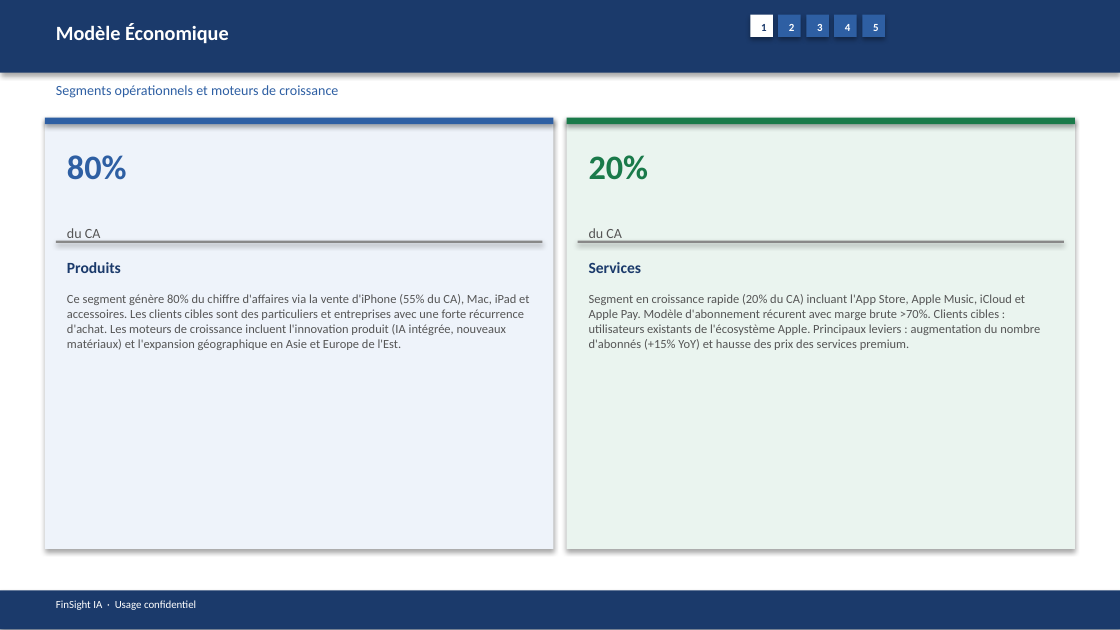
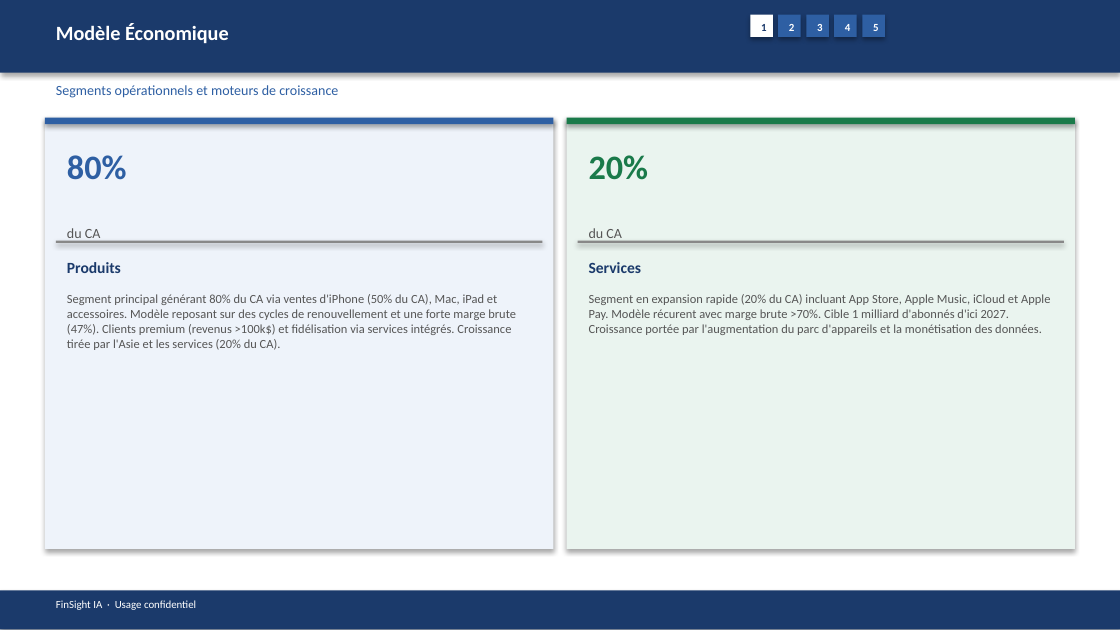
Before and after one commit to baptistejeh07-art/finsight-ia, a slide deck: slide 6 of preview/AAPL/AAPL_pitchbook.pptx. Drawn at 1120x630 pixels with LibreOffice and Linux fonts; fonts in the diff are those of the drawing. Boxes give left, top, right and bottom in pixels: in the first picture for what was removed or moved away, otherwise in the second. Text is boxed around its words. In the diff, an @@ line names an element or a change of style, - is before the commit and + after.

```diff
--- a/preview/AAPL/AAPL_pitchbook.pptx
+++ b/preview/AAPL/AAPL_pitchbook.pptx
@@ text at box(67, 294, 516, 350): text changed @@
-Ce segment génère 80% du chiffre d'affaires via la vente d'iPhone (55% du CA), Mac, iPad et accessoires. Les clients cibles sont des particuliers et entreprises avec une forte récurrence d'achat. Les moteurs de croissance incluent l'innovation produit (IA intégrée, nouveaux matériaux) et l'expansion géographique en Asie et Europe de l'Est.
+Segment principal générant 80% du CA via ventes d'iPhone (50% du CA), Mac, iPad et accessoires. Modèle reposant sur des cycles de renouvellement et une forte marge brute (47%). Clients premium (revenus >100k$) et fidélisation via services intégrés. Croissance tirée par l'Asie et les services (20% du CA).
@@ text at box(589, 294, 1050, 335): text changed @@
-Segment en croissance rapide (20% du CA) incluant l'App Store, Apple Music, iCloud et Apple Pay. Modèle d'abonnement récurent avec marge brute >70%. Clients cibles : utilisateurs existants de l'écosystème Apple. Principaux leviers : augmentation du nombre d'abonnés (+15% YoY) et hausse des prix des services premium.
+Segment en expansion rapide (20% du CA) incluant App Store, Apple Music, iCloud et Apple Pay. Modèle récurent avec marge brute >70%. Cible 1 milliard d'abonnés d'ici 2027. Croissance portée par l'augmentation du parc d'appareils et la monétisation des données.
```
Also in this commit, not shown: 13 other slides changed, 4 other files.
